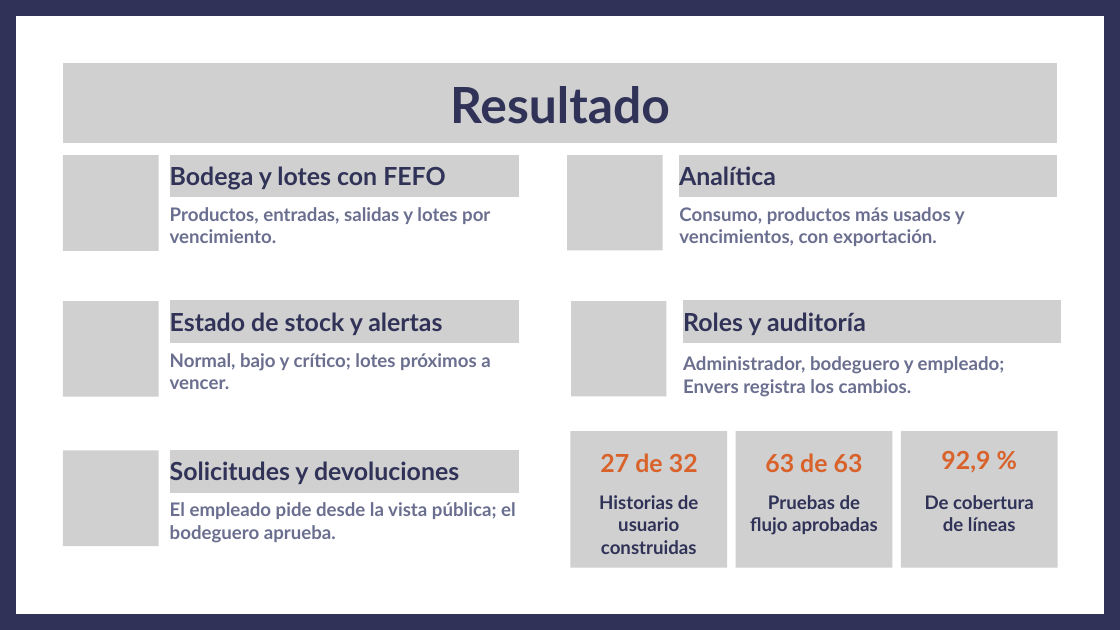
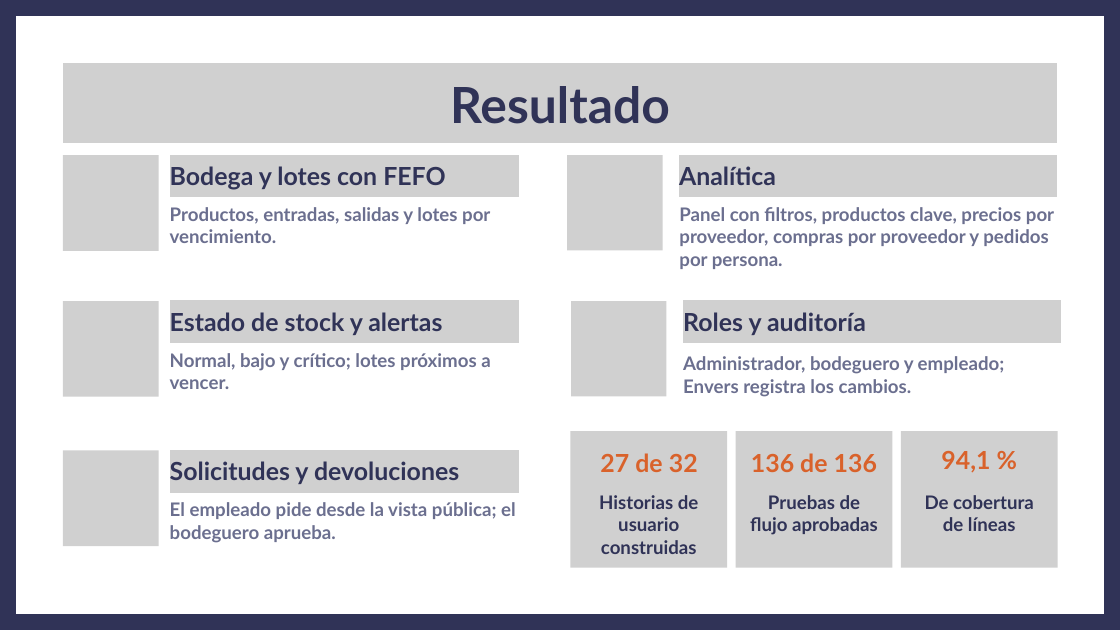
Before and after one commit to ezequielesq/SAN-BERNARDO-MALLEN-GONZALEZ-PTY4614-002D-EQUIPO-3, a slide deck: slide 6 of FASE 2/EVIDENCIAS PROYECTO/PRESENTACIÓN FASE 2 - CAPSTONE.pptx. Drawn at 1120x630 pixels with LibreOffice and Linux fonts; fonts in the diff are those of the drawing; grey boxes stand for pictures. Boxes give left, top, right and bottom in pixels: in the first picture for what was removed or moved away, otherwise in the second. Text is boxed around its words. In the diff, an @@ line names an element or a change of style, - is before the commit and + after.

```diff
--- a/FASE 2/EVIDENCIAS PROYECTO/PRESENTACIÓN FASE 2 - CAPSTONE.pptx
+++ b/FASE 2/EVIDENCIAS PROYECTO/PRESENTACIÓN FASE 2 - CAPSTONE.pptx
@@ text at [679,207,1054,269]: text changed @@
-Consumo, productos más usados y vencimientos, con exportación.
+Panel con filtros, productos clave, precios por proveedor, compras por proveedor y pedidos por persona.
@@ text at [751,453,877,472]: text changed @@
-63 de 63
+136 de 136
@@ text at [941,451,990,473]: text changed @@
-92,9 %
+94,1 %
```
Also in this commit, not shown: 2 other slides changed, 1 other file.
